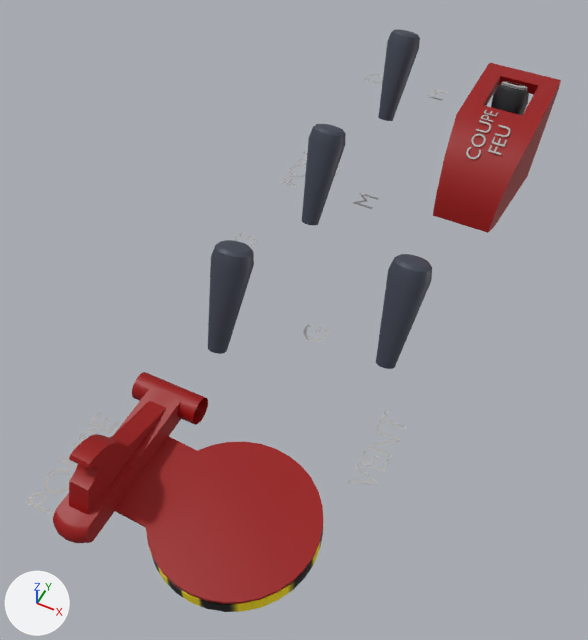
One commit to the FBX model Assets/Models/Aircraft/Interior/Instruments/starter/starter.fbx: the scene before it, then after it.
Rendered twice from a 50 mm camera at (-3.151, 0.2584, -0.5541) aimed at (-3.1729, 0.3022, -0.6089). Arrows for +X, +Y and +Z are at lower left; the lights stay in place. Where no turn or scale is listed for an object, it has been applied to the vertices.

Names of what the first picture shows: 'starter.cachecoupefeu', 'starter.cachestart', 'starter.coupefeu', 'starter.coupefeu_light', 'starter.dm', 'starter.pompe', 'starter.pompes', 'starter.starter', 'starter.texte', 'starter.textecoupefeu', 'starter.vent'.
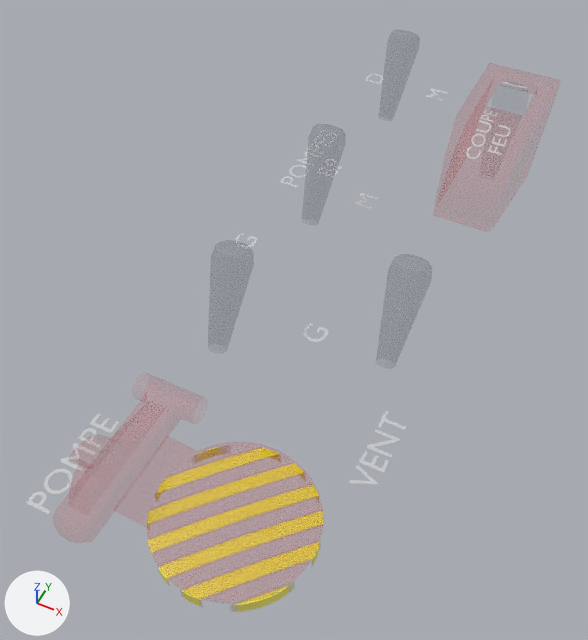
The newer file is also turned or shifted as a whole; pictures and numbers use the older file's frame.

Patch to the scene script:
```diff
--- a/Assets/Models/Aircraft/Interior/Instruments/starter/starter.fbx.py
+++ b/Assets/Models/Aircraft/Interior/Instruments/starter/starter.fbx.py
@@ img_cockpit_png @@
-img_cockpit_png = load_image('cockpit.png', '../../cockpit.png', 1024, 1024, 'sRGB')
+img_cockpit_png = load_image('cockpit.png', '../../cockpit.png', 1024, 1024, 'Non-Color')
@@ mat_panneau_034 @@
 n0 = _N.new('ShaderNodeBsdfPrincipled'); n0.name = 'Principled BSDF'
 n2.image = img_cockpit_png
+n3 = _N.new('ShaderNodeTexImage'); n3.name = 'Image Texture.001'
+n3.image = img_cockpit_png
 _L.new(n2.outputs[0], n0.inputs[0])  # 'Color' to 'Base Color'
 _L.new(n0.outputs[0], n1.inputs[0])  # 'BSDF' to 'Surface'
+_L.new(n3.outputs[0], n0.inputs[4])  # 'Color' to 'Alpha'
```

Changed parts and their boxes [x1, y1, x2, y2] in the pictures (588 x 640 px):
'starter.cachestart', surface changed
    both: [53, 372, 323, 604]
'starter.starter', surface changed
    both: [147, 446, 323, 612]
'starter.cachecoupefeu', surface changed
    both: [433, 63, 561, 233]
'starter.vent', surface changed
    both: [376, 254, 432, 369]
'starter.pompe', surface changed
    both: [208, 240, 254, 354]
'starter.texte', surface changed
    both: [26, 74, 447, 514]
'starter.pompes', surface changed
    both: [302, 124, 346, 225]
'starter.dm', surface changed
    both: [378, 29, 420, 121]
'starter.coupefeu', surface changed
    both: [491, 83, 529, 115]
'starter.textecoupefeu', surface changed
    both: [466, 110, 510, 159]
'starter.coupefeu_light', surface changed
    both: [502, 82, 527, 88]
